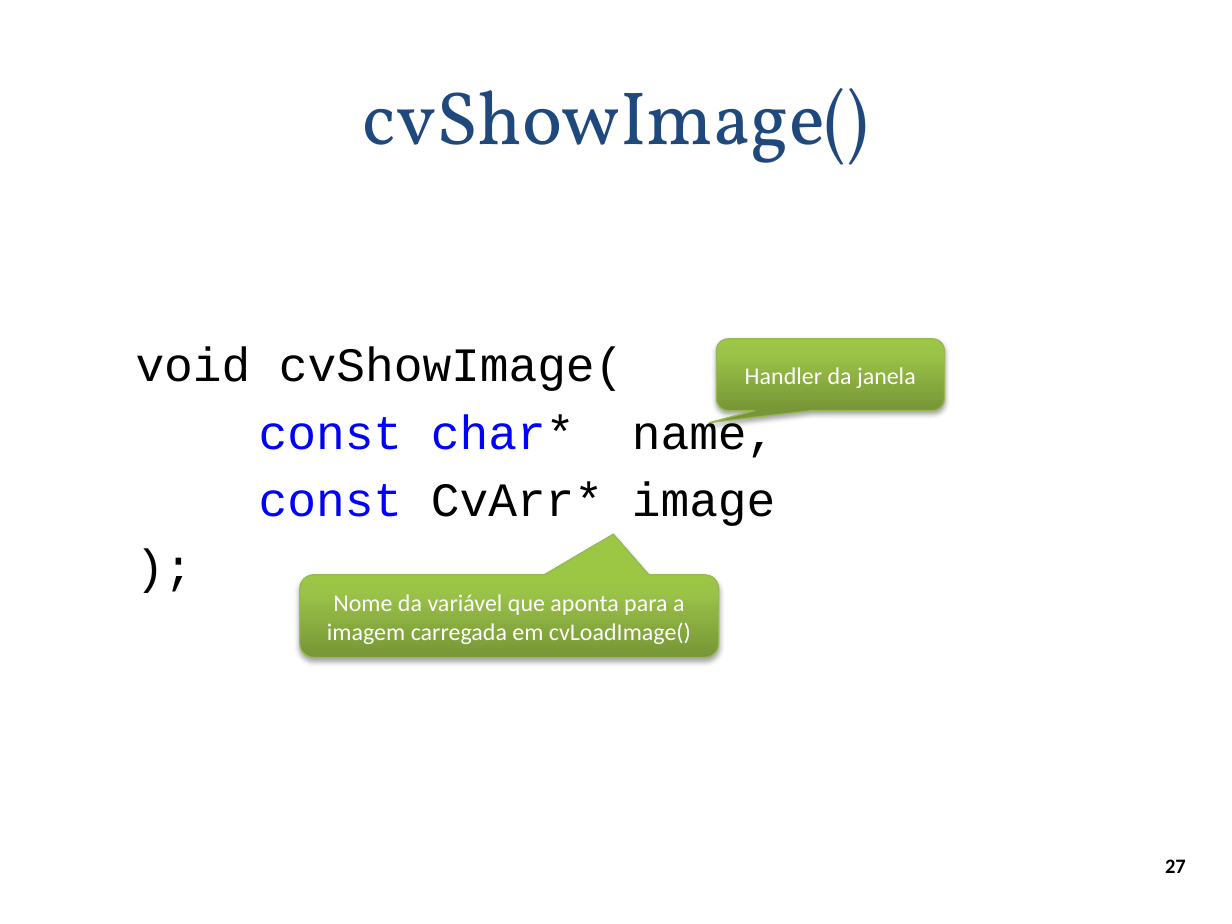
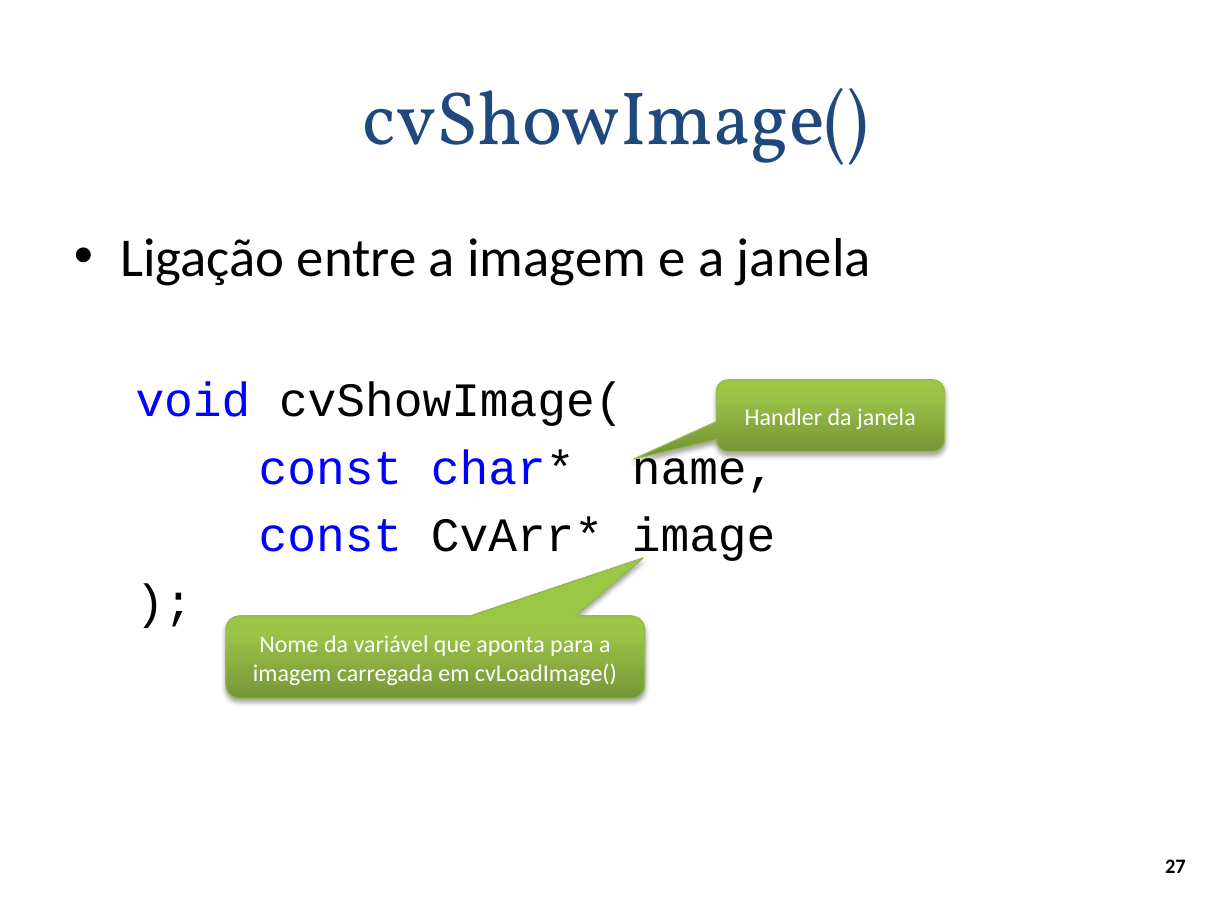
Before and after one commit to andrecurvello/tests-zingarelli, a slide deck: slide 27 of 1-Meus-Artigos/Minicurso-SemComp2011/minicurso-SemComp2011.pptx. Drawn at 1232x924 pixels with LibreOffice and Linux fonts; fonts in the diff are those of the drawing; background and template pictures are left out. Boxes give left, top, right and bottom in pixels: in the first picture for what was removed or moved away, otherwise in the second. Text is boxed around its words. In the diff, an @@ line names an element or a change of style, - is before the commit and + after.

Commit message:
SemComp11 - apresentação: parte de abrir e ler imagem - código do programa que lê imagem

```diff
--- a/1-Meus-Artigos/Minicurso-SemComp2011/minicurso-SemComp2011.pptx
+++ b/1-Meus-Artigos/Minicurso-SemComp2011/minicurso-SemComp2011.pptx
@@ text at bbox=[120, 238, 871, 286]: paragraph added @@
+• Ligação entre a imagem e a janela
@@ text at bbox=[136, 382, 623, 426]: text colour #000000 to #0000FF in "void" @@
@@ rounded speech box "Handler da janela": place and size @@
-rounded speech box "Handler da janela" at bbox=[717, 339, 945, 410]
+rounded speech box "Handler da janela" at bbox=[717, 379, 945, 451]
@@ rounded speech box "Handler da janela" at bbox=[717, 379, 945, 451]: proportions changed @@
@@ rounded speech box "Nome da variável que aponta ..." at bbox=[225, 616, 644, 699]: proportions changed @@
@@ rounded speech box "Nome da variável que aponta ...": place and size @@
-rounded speech box "Nome da variável que aponta ..." at bbox=[299, 575, 718, 658]
+rounded speech box "Nome da variável que aponta ..." at bbox=[225, 616, 644, 699]
```
Also in this commit, not shown: 4 other slides changed, 12 slides added, 5 other files.
